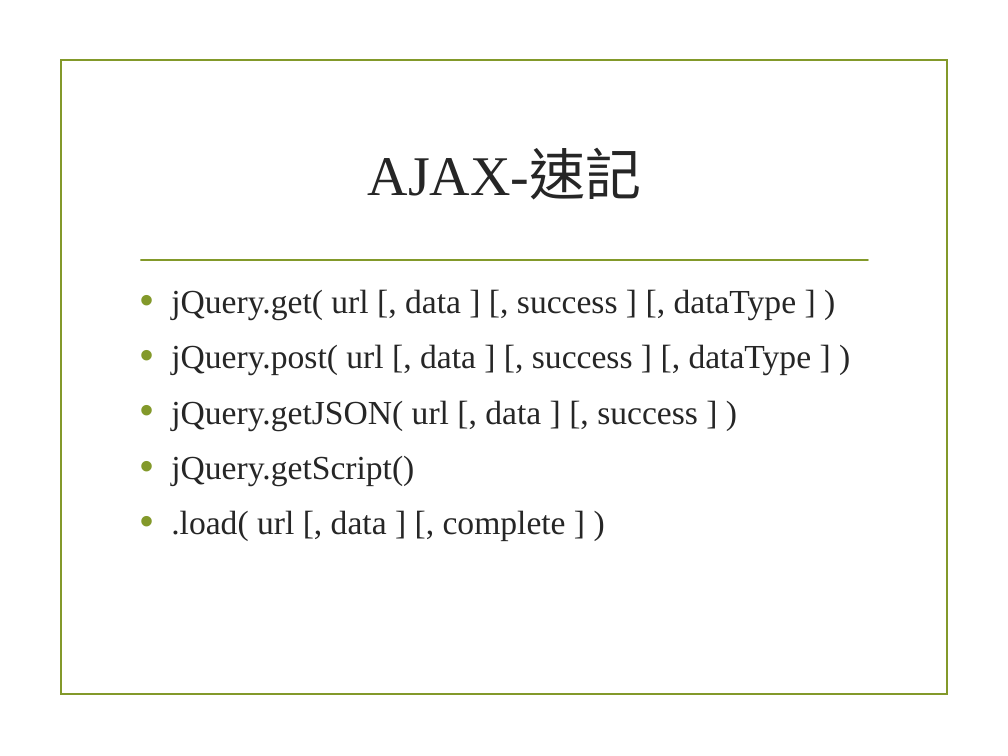
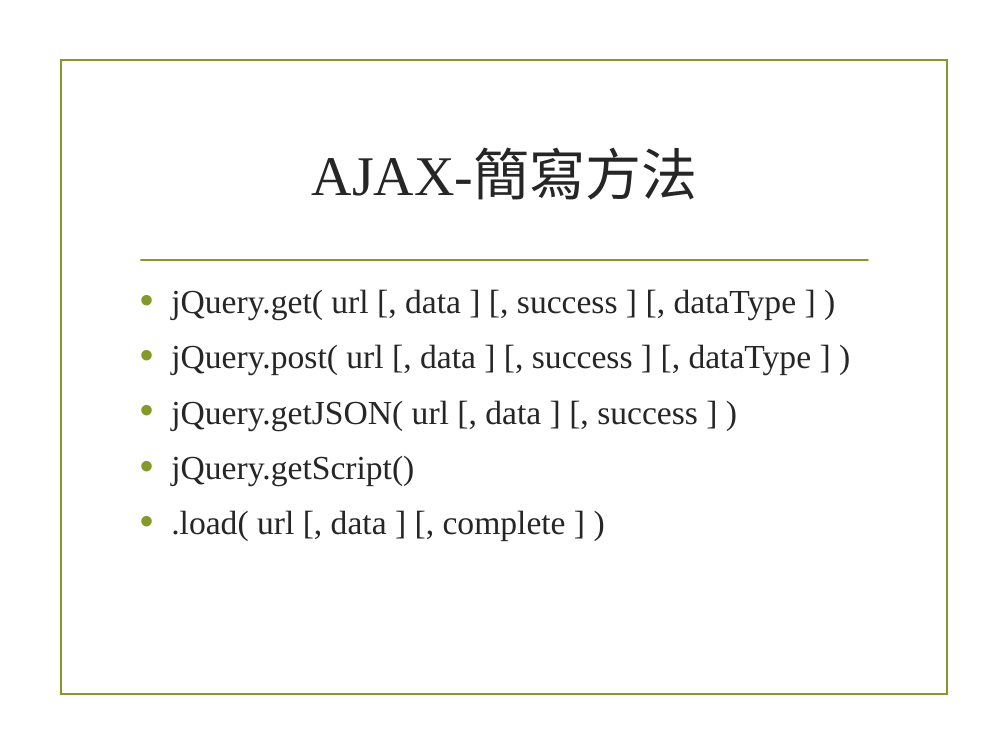
Before and after one commit to alexchen7022/JavaScriptStudyMaterial, a slide deck: slide 96 of 4_Jquery.pptx (slide 81 before the commit). Drawn at 1008x756 pixels with LibreOffice and Linux fonts; fonts in the diff are those of the drawing; background and template pictures are left out. Boxes give left, top, right and bottom in pixels: in the first picture for what was removed or moved away, otherwise in the second. Text is boxed around its words. In the diff, an @@ line names an element or a change of style, - is before the commit and + after.

Commit message:
Add AJAX content and more example.

```diff
--- a/4_Jquery.pptx
+++ b/4_Jquery.pptx
@@ title at (312, 151, 697, 200): text changed @@
-AJAX-速記
+AJAX-簡寫方法
```
Also in this commit, not shown: 1 other slide changed, 9 slides added, 1 slide removed.
